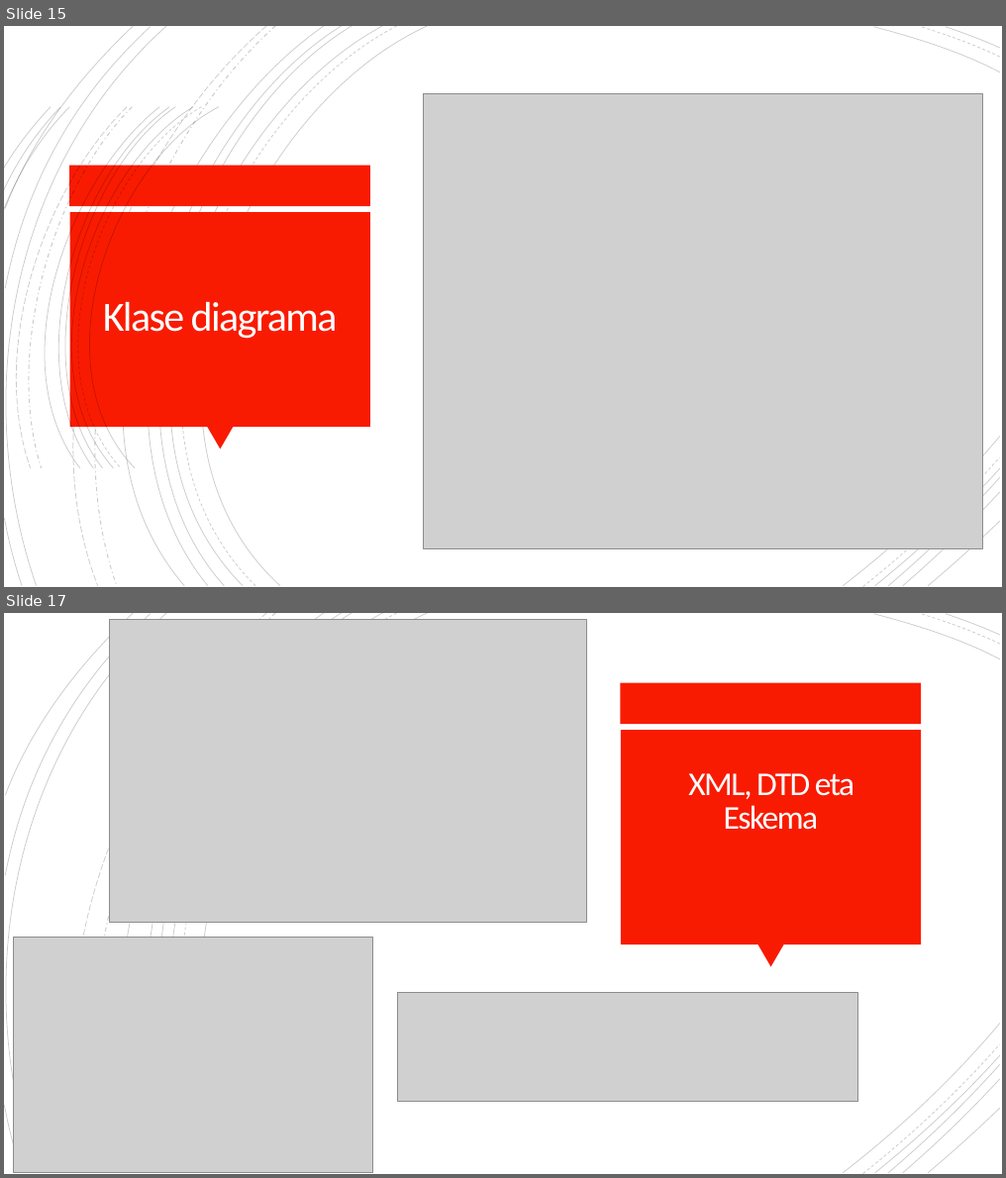
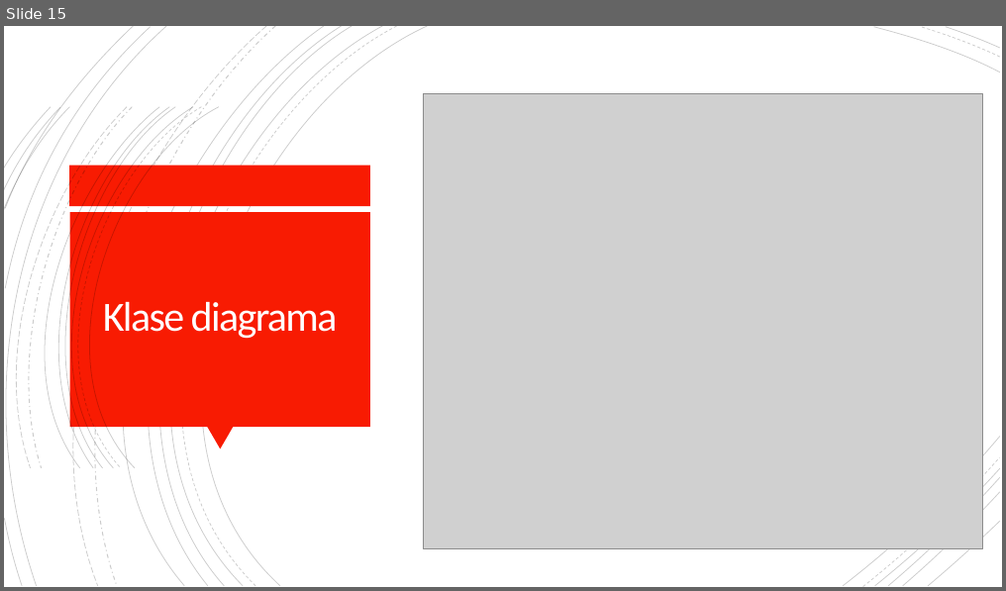
Before and after one commit to OceansForce/Erronka_5_Taldea, a slide deck: Aurkezpena/AurkezpenaTaldea5.pptx. Shown one above the other, each under a label of ours: slides 15 and 17 before the commit, slide 15 after it; the slides between them are not shown. The pictures are 1006x1178 and 1006x591 pixels, drawn with LibreOffice and Linux fonts; fonts in the diff are those of the drawing; grey boxes stand for pictures; background and template pictures are left out. Boxes give left, top, right and bottom in pixels: in the first picture for what was removed or moved away, otherwise in the second. Text is boxed around its words. In the diff, an @@ line names an element or a change of style, - is before the commit and + after.

```diff
--- a/Aurkezpena/AurkezpenaTaldea5.pptx
+++ b/Aurkezpena/AurkezpenaTaldea5.pptx
@@ slide 17 removed at <box>4,613,1002,1174</box>, background #FFFFFF; not listed: 21 template elements that a slide beside it also shows @@
@@ picture removed at <box>109,619,586,922</box> @@
@@ rectangle removed at <box>620,682,921,724</box> @@
@@ rectangle removed at <box>621,730,921,945</box> @@
@@ title removed at <box>688,773,854,830</box> @@
-XML, DTD eta Eskema
@@ picture removed at <box>14,937,373,1173</box> @@
@@ triangle removed at <box>757,945,784,967</box> @@
@@ picture removed at <box>397,992,858,1102</box> @@
```
Also in this commit, not shown: 9 slides changed, 2 slides added, 2 other slides removed, 1 other file.
